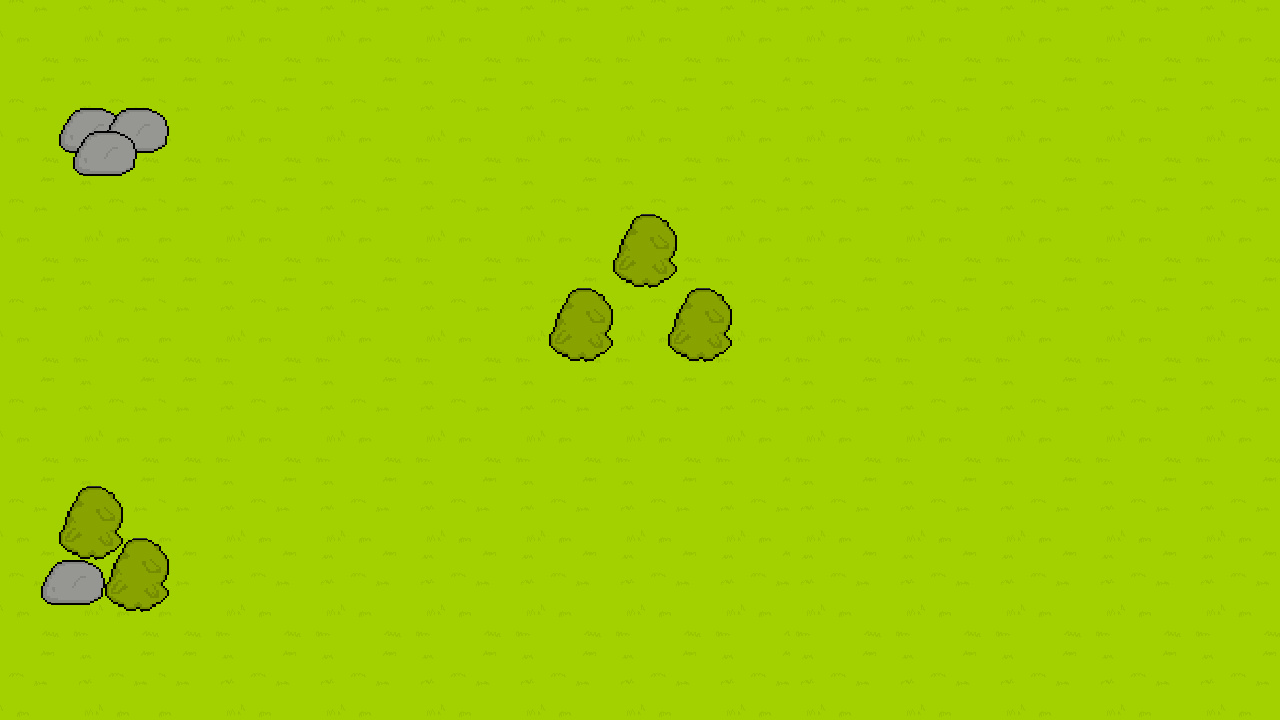
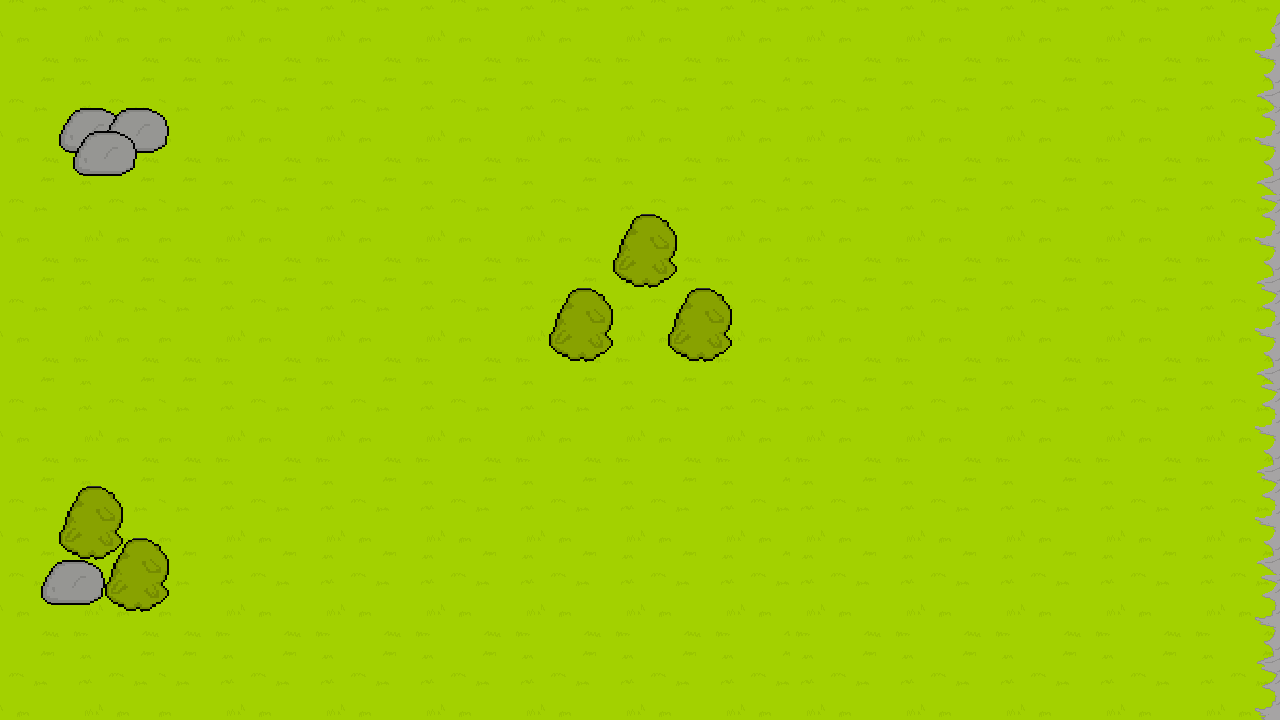
Layered file, before and after one edit (w=1280, h=720). Changes by layer:
added layer "Camada 12" above "Camada 11" over [1255, 13, 1280, 108]
added layer "Camada 11" above "Camada 5" over [1255, 95, 1280, 720]
